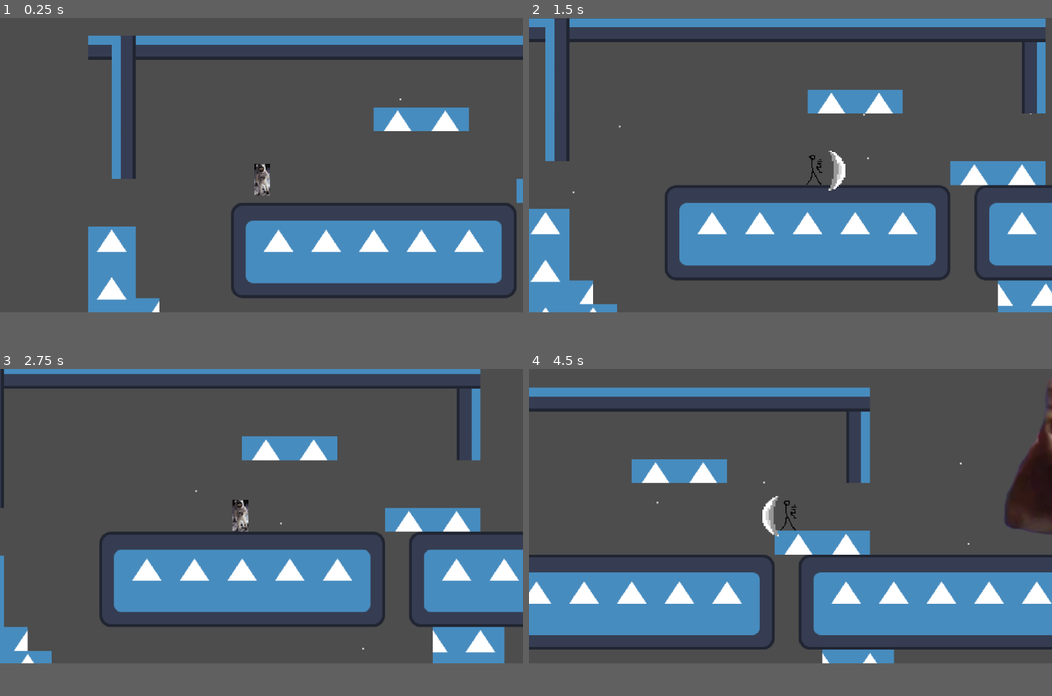
Above: before the commit, frames 1-4 (two rows, left to right).
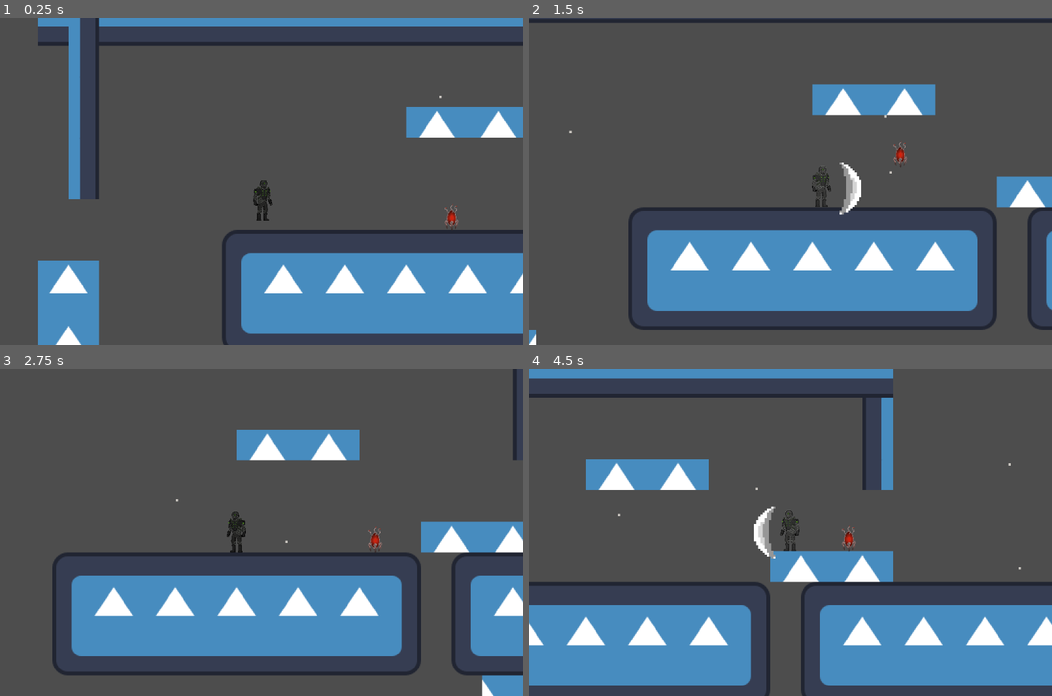
Above: after the commit, the same moments.

Repository: Rowan-Nag/Metroidvania
Game: Godot game, scene res://node_2d.tscn
The game is run twice, just before and just after one commit, with the same random seed, the same clock (stepped at 60 frames per second) and the same inputs. The engine's default icon, where the game draws it, is replaced by a stand-in: a white triangle on a blue panel in a dark square.
Inputs (mouse positions are in pixels of both pictures, inside the frame that each line leads up to):
- Up to frame 1 (0.25 s): no input
- Up to frame 2 (1.5 s): move the mouse to (905, 148) at 0.52 s; hold D (Right) from 0.53 s (still down); click (905, 148) at 0.6 s; tap Space (Jump) at 0.77 s; move the mouse to (685, 181) at 1.27 s; click (685, 181) at 1.35 s
- Up to frame 3 (2.75 s): tap Space (Jump) at 1.52 s; move the mouse to (313, 450) at 2.02 s; release D (Right) at 2.03 s; hold A (Left) from 2.03 s (still down); click (313, 450) at 2.1 s
- Up to frame 4 (4.5 s): move the mouse to (764, 575) at 2.77 s; release A (Left) at 2.78 s; hold D (Right) 2.78-4.28 s; click (764, 575) at 2.85 s; tap Space (Jump) at 3.02, 3.77 s; move the mouse to (947, 558) at 3.52 s; click (947, 558) at 3.6 s; move the mouse to (633, 473) at 4.27 s; hold A (Left) from 4.28 s (still down); click (633, 473) at 4.35 s
In our replay, the window is 800x450 before the commit and 800x500 after it. These sizes can differ from the game's own. Grey fills any space a smaller window leaves; there, only what the larger window draws over its background counts as a difference.

The runs differ from the first frame. In frame 1, 32% of the frame differs, in the area x 0-100%, y 0-100%; in frame 2, 34%; in frame 3, 32%; in frame 4, 36%.

Commit message:
Big Commit - Enemy addition & Player Changes
Added: Player knockback, Enemy base class, enemy collision, typed variables (in some places), and an example tick enemy

Diff:
--- /dev/null
+++ b/Enemies/enemyBase.tscn
@@ -0,0 +1,9 @@
+[gd_scene load_steps=2 format=3 uid="uid://dmmflducbnwqo"]
+
+[ext_resource type="Script" path="res://Enemy.gd" id="1_xo4py"]
+
+[node name="Enemy" type="CharacterBody2D"]
+position = Vector2(233, -28)
+collision_layer = 8
+platform_floor_layers = 4294901761
+script = ExtResource("1_xo4py")
--- /dev/null
+++ b/Enemies/enemy_contact_damage.tscn
@@ -0,0 +1,16 @@
+[gd_scene load_steps=3 format=3 uid="uid://b7gxparcwu871"]
+
+[ext_resource type="Script" path="res://EnemyContactDamage.gd" id="1_k3jgr"]
+
+[sub_resource type="RectangleShape2D" id="RectangleShape2D_x7abn"]
+size = Vector2(27, 48)
+
+[node name="EnemyContactDamage" type="Area2D"]
+collision_layer = 24
+collision_mask = 2
+script = ExtResource("1_k3jgr")
+
+[node name="ContactCollisionBox" type="CollisionShape2D" parent="."]
+shape = SubResource("RectangleShape2D_x7abn")
+
+[connection signal="body_entered" from="." to="." method="_on_body_entered"]
--- /dev/null
+++ b/Enemy.gd
@@ -0,0 +1,61 @@
+extends CharacterBody2D
+class_name Enemy
+# Contains generic class variables & functions for every Enemy
+
+signal has_been_killed(killingBlowDamage)
+#emits when killed. Can be used to track num. enemies defeated,
+#or make enemy arenas with kill conditions, or make enemies that react when others are killed, etc
+
+
+@export var maxHealth : float = 100 # Enemy max health
+var health : float = maxHealth # Enemy current health
+
+var simpleKnockback : float = 0
+var movementDirection : float = 0
+
+@onready var enemyContactDamage = $EnemyContactDamage
+@onready var animated_sprite : AnimatedSprite2D = $AnimatedSprite2D
+@onready var collision : CollisionShape2D = $CollisionShape2D
+func handle_knockback(delta):
+	simpleKnockback = move_toward(simpleKnockback, 0, abs(simpleKnockback)*8*delta)
+	#technically this is an exponentially decaying velocity (should be quadratic) but this is much easier than fiddling with numbers (500*delta is alternative)
+	velocity.x += simpleKnockback
+
+func _physics_process(delta):
+	handle_knockback(delta)
+	move_and_slide()
+
+func deactivate_collision(): #Deactivates contact damage (like if the enemy is playing it's deaht animation before dissapearing)
+	if(has_node("EnemyContactDamage")):
+		$EnemyContactDamage.isActive = false
+
+func activate_collision(): #Activates contact damage
+	if(has_node("EnemyContactDamage")):
+		$EnemyContactDamage.isActive = true
+
+func take_damage(damage : float, knockbackDir: float = 0):
+#	print(health)
+	health -= damage
+	knockback(knockbackDir)
+	if(health <= 0):
+		die()
+		has_been_killed.emit(damage)
+
+
+func knockback(knockbackDir):
+	simpleKnockback = knockbackDir
+#	print("knockback:", simpleKnockback)
+func die():
+	#When the enemy is killed, try to play it's "death" animation
+	var animationNames = animated_sprite.sprite_frames.get_animation_names()
+	deactivate_collision()
+
+	if("death" in animationNames): #If it has a death animation, play it, wait for it to complete, then remove itself
+		animated_sprite.play("death")
+
+		await animated_sprite.animation_finished
+		queue_free()
+
+	else: #If it doesn't have a death animation, wait 0.2 secs, then remove itself.
+		await get_tree().create_timer(0.2).timeout
+		queue_free()
--- /dev/null
+++ b/EnemyContactDamage.gd
@@ -0,0 +1,18 @@
+extends Area2D
+class_name EnemyContactDamage
+
+var isActive : bool = true # If collision is turned on, basically
+@export var contactDamage : float = 1 # damage to (to the player) do on-contact
+@export var contactKnockback : float = 0.9 # knockback applied to player on-contact
+
+# Called when the node enters the scene tree for the first time.
+
+func _on_body_entered(body):
+
+	if(body is Player and isActive):
+
+		var knockbackDir = Vector2()
+		knockbackDir.x = sign(body.global_position.x-global_position.x)*1 #gets -2 or 2
+		knockbackDir.y = -1.5
+		body.take_damage(contactDamage, knockbackDir*contactKnockback)
+		#this is: Player.take_damage(damage, knockback)
--- a/Scripts/Player.gd
+++ b/Scripts/Player.gd
@@ -1,9 +1,15 @@
 extends CharacterBody2D
+class_name Player
 
-@export var gravity = 1600
-const terminal_velocity = 1000
-var jumping = false
-var attacking = false
+var maxHealth : int = 6
+var health : int = 6
+
+
+@export var gravity : int = 1600
+const terminal_velocity : int = 1000
+var jumping : bool = false
+var attacking : bool = false
+#var knockbackDir : Vector2 = Vector2.ZERO
 
 var direction = 1
 
@@ -12,9 +18,9 @@
 #@onready var jumpDuration = $jumpTimer
 # Get the gravity from the project settings to be synced with RigidBody nodes.
 #var gravity = ProjectSettings.get_setting("physics/2d/default_gravity")
-@onready var animated_sprite = $AnimatedSprite2D
-@onready var stunTimer = $stunTimer
-
+@onready var animated_sprite : AnimatedSprite2D = $AnimatedSprite2D
+@onready var stunTimer : Timer = $stunTimer
+@onready var immunityTimer : Timer = $immunityTimer
 @onready var jumpParticles = preload("res://Particles/jump_particles.tscn")
 @onready var attack1 = preload("res://attack1.tscn")
 
@@ -46,17 +52,24 @@
 	var inputDir = Input.get_axis("Left", "Right")
 
 
-
 	# Get the input direction and handle the movement/deceleration.
-	if inputDir and stunTimer.is_stopped():
+	if not stunTimer.is_stopped():
+		velocity.x = move_toward(velocity.x, 0, delta * SPEED/1) # delta * SPEED/x : takes x seconds to reach nmax speed from 0
+		#If you're stunned (like from being hit,) your breaking is much slower).
+	elif inputDir:
 		#Acceleration
 		direction = inputDir
-		velocity.x = move_toward(velocity.x, inputDir * SPEED, delta * SPEED/0.05) # delta * SPEED/x : takes x seconds to reach nmax speed from 0
+		velocity.x = move_toward(velocity.x, inputDir * SPEED, delta * SPEED / 0.05) # delta * SPEED/x : takes x seconds to reach nmax speed from 0
 
 	else:
 		#Breaking w/o input
-		velocity.x = move_toward(velocity.x, 0, delta * SPEED/0.1)
+		velocity.x = move_toward(velocity.x, 0, delta * SPEED/0.1) # delta * SPEED/x : takes x seconds to reach nmax speed from 0
 
+
+	# Use Player.knockback(knockback) to knock back the player. This lerp (move_towards) function can simulate an impulse (P=F*dt)  which decays (due to braking & resistance) on the player
+#	knockbackDir = knockbackDir.move_toward(Vector2.ZERO, delta * SPEED) # delta * x     higher x -> more knockback resistance
+#	if(knockbackDir != Vector2.ZERO):
+#		print(knockbackDir)
 	move_and_slide()
 
 	# ANIMATIONS
@@ -66,11 +79,17 @@
 	elif(direction): # or other states with an animation priority
 		if(direction < 0):
 			animated_sprite.play("default") #Left
+			animated_sprite.scale.x = -abs(animated_sprite.scale.x)
 		if(direction > 0):
+			animated_sprite.scale.x = abs(animated_sprite.scale.x)
 			animated_sprite.play("default") #Right
 	else:
 		animated_sprite.play("default") #Idle
 
+	if(not stunTimer.is_stopped()):
+		modulate = Color.RED
+	else:
+		modulate = Color.WHITE
 func attack():
 	var attack = attack1.instantiate()
 	add_child(attack)
@@ -84,3 +103,21 @@
 	await get_tree().create_timer(0.3).timeout
 
 	attacking = false
+
+func take_damage(damage, knockbackVec : Vector2 = Vector2.ZERO):
+	if(immunityTimer.is_stopped()):
+		health -= damage
+		immunityTimer.start(0.4)
+		stunTimer.start(0.3)
+		knockback(knockbackVec)
+
+
+func knockback(knockback : Vector2):
+#	print("knockback:", knockback)
+	velocity = knockback*400
+#	knockbackDir = knockback*100
+
+#	knockbackDir += knockback
+
+func stun(stun : float):
+	stunTimer.start(stun)
--- a/Scripts/attack1.gd
+++ b/Scripts/attack1.gd
@@ -20,9 +20,11 @@
 
 
 func _on_area_2d_body_entered(body):
-
-	if(body.has_method("take_damage")):
-		body.take_damage(10)
+	var hitEnemy = false
+	if(body is Enemy):
+		var knockBackDir= sign(body.global_position.x-global_position.x)*500
+		body.take_damage(10, knockBackDir)
+		hitEnemy = true
 #	attackRay.set_target_position(to_local(body.global_position))
 	attackRay.force_raycast_update()
 	if(attackRay.is_colliding()):
@@ -30,5 +32,8 @@
 		var hit = hitParticles.instantiate()
 		add_child(hit)
 		hit.position = to_local(attackRay.get_collision_point())
-		print(to_local(hit.position))
+#		print(to_local(hit.position))
 		hit.direction = -attackRay.target_position
+		if(hitEnemy):
+			hit.color = Color.RED
+			hit.scale_amount_min = 5
--- /dev/null
+++ b/TickEnemy.gd
@@ -0,0 +1,26 @@
+extends Enemy
+
+@onready var jumpTimer : Timer= $jumpTimer
+var direction = 0
+# Called when the node enters the scene tree for the first time.
+func _ready():
+	pass # Replace with function body.
+
+
+# Called every frame. 'delta' is the elapsed time since the previous frame.
+func _physics_process(delta):
+	velocity.x = 0
+
+
+
+	velocity.y += 1500*delta
+	velocity.x = direction*150
+	if(is_on_floor()):
+		direction = 0
+	if(is_on_floor() and jumpTimer.is_stopped()):
+		print("jump!")
+		velocity.y = -500
+		jumpTimer.start(randf_range(0.5, 3))
+		direction = (randi_range(0, 1)*2-1)
+	handle_knockback(delta)
+	move_and_slide()
--- a/attack1.tscn
+++ b/attack1.tscn
@@ -79,6 +79,7 @@
 
 [node name="Area2D" type="Area2D" parent="."]
 collision_layer = 4
+collision_mask = 9
 
 [node name="CollisionShape2D" type="CollisionShape2D" parent="Area2D"]
 position = Vector2(12.1094, 0.390625)
--- a/node_2d.tscn
+++ b/node_2d.tscn
@@ -1,10 +1,13 @@
-[gd_scene load_steps=15 format=3 uid="uid://dvwp3gyt6qtdc"]
+[gd_scene load_steps=16 format=3 uid="uid://dvwp3gyt6qtdc"]
 
 [ext_resource type="Texture2D" uid="uid://v7hnvxuq177q" path="res://icon.svg" id="1_tfmcr"]
 [ext_resource type="Script" path="res://Scripts/Player.gd" id="2_qcmbt"]
-[ext_resource type="Texture2D" uid="uid://cy8qcvf0kg2f5" path="res://astronautpxl.png" id="3_vmlj5"]
-[ext_resource type="Texture2D" uid="uid://c7bqnb62ohnai" path="res://shoot.png" id="4_8lid1"]
+[ext_resource type="Texture2D" uid="uid://bvbf37s6vx5rr" path="res://standingThing_bright.png" id="3_t0bjk"]
+[ext_resource type="Texture2D" uid="uid://cf2q8xdetw2n1" path="res://standingThing.png" id="4_1tdhp"]
 [ext_resource type="Texture2D" uid="uid://bnmkrb7jmdv7x" path="res://Subject.png" id="5_wcg1j"]
+[ext_resource type="Script" path="res://TickEnemy.gd" id="6_h5fo1"]
+[ext_resource type="Texture2D" uid="uid://cvplq1unqx155" path="res://idleTick.png" id="7_afuxq"]
+[ext_resource type="PackedScene" uid="uid://b7gxparcwu871" path="res://Enemies/enemy_contact_damage.tscn" id="8_718tb"]
 
 [sub_resource type="TileSetAtlasSource" id="TileSetAtlasSource_vvrbn"]
 texture = ExtResource("1_tfmcr")
@@ -95,36 +98,11 @@
 scale_max = 4.0
 color = Color(0.796078, 0.780392, 0.756863, 1)
 
-[sub_resource type="AtlasTexture" id="AtlasTexture_hy0f1"]
-atlas = ExtResource("4_8lid1")
-region = Rect2(0, 0, 16, 32)
-
-[sub_resource type="AtlasTexture" id="AtlasTexture_plhx2"]
-atlas = ExtResource("4_8lid1")
-region = Rect2(16, 0, 16, 32)
-
-[sub_resource type="AtlasTexture" id="AtlasTexture_6mh68"]
-atlas = ExtResource("4_8lid1")
-region = Rect2(0, 32, 16, 32)
-
-[sub_resource type="AtlasTexture" id="AtlasTexture_54pe6"]
-atlas = ExtResource("4_8lid1")
-region = Rect2(16, 32, 16, 32)
-
 [sub_resource type="SpriteFrames" id="SpriteFrames_ixvtf"]
 animations = [{
 "frames": [{
 "duration": 1.0,
-"texture": SubResource("AtlasTexture_hy0f1")
-}, {
-"duration": 1.0,
-"texture": SubResource("AtlasTexture_plhx2")
-}, {
-"duration": 1.0,
-"texture": SubResource("AtlasTexture_6mh68")
-}, {
-"duration": 1.0,
-"texture": SubResource("AtlasTexture_54pe6")
+"texture": ExtResource("3_t0bjk")
 }],
 "loop": true,
 "name": &"attacking",
@@ -132,7 +110,7 @@
 }, {
 "frames": [{
 "duration": 1.0,
-"texture": ExtResource("3_vmlj5")
+"texture": ExtResource("4_1tdhp")
 }],
 "loop": true,
 "name": &"default",
@@ -141,6 +119,20 @@
 
 [sub_resource type="RectangleShape2D" id="RectangleShape2D_luyl7"]
 size = Vector2(127, 99)
+
+[sub_resource type="SpriteFrames" id="SpriteFrames_ksq3d"]
+animations = [{
+"frames": [{
+"duration": 1.0,
+"texture": ExtResource("7_afuxq")
+}],
+"loop": true,
+"name": &"default",
+"speed": 5.0
+}]
+
+[sub_resource type="RectangleShape2D" id="RectangleShape2D_fnq6b"]
+size = Vector2(25, 43)
 
 [node name="Node2D" type="Node2D"]
 
@@ -151,17 +143,17 @@
 format = 2
 layer_0/tile_data = PackedInt32Array(65535, 0, 0, 131071, 0, 1, 196607, 0, 2, 0, 65536, 0, 65536, 65536, 1, 131072, 655 …(4383 unchanged characters)…
 
-[node name="CharacterBody2D" type="CharacterBody2D" parent="."]
+[node name="Player" type="CharacterBody2D" parent="."]
 position = Vector2(15, -102)
 scale = Vector2(0.613918, 0.547057)
 collision_layer = 2
-collision_mask = 265
+collision_mask = 17
 script = ExtResource("2_qcmbt")
 SPEED = 279.26
 JUMP_VELOCITY = -500
 metadata/_edit_group_ = true
 
-[node name="Rain?" type="GPUParticles2D" parent="CharacterBody2D"]
+[node name="Rain?" type="GPUParticles2D" parent="Player"]
 visibility_layer = 2
 z_index = -10
 z_as_relative = false
@@ -171,21 +163,28 @@
 process_material = SubResource("ParticleProcessMaterial_4qloa")
 lifetime = 13.17
 
-[node name="AnimatedSprite2D" type="AnimatedSprite2D" parent="CharacterBody2D"]
-position = Vector2(2.44332, -3.65593)
-scale = Vector2(3.56318, 3.99867)
+[node name="AnimatedSprite2D" type="AnimatedSprite2D" parent="Player"]
+position = Vector2(5.70108, -7.31184)
+scale = Vector2(1.28682, 1.44409)
 sprite_frames = SubResource("SpriteFrames_ixvtf")
-
-[node name="Camera2D" type="Camera2D" parent="CharacterBody2D"]
+animation = &"attacking"
+
+[node name="Camera2D" type="Camera2D" parent="Player"]
+zoom = Vector2(1.79, 1.79)
 position_smoothing_enabled = true
 
-[node name="CollisionShape2D" type="CollisionShape2D" parent="CharacterBody2D"]
+[node name="CollisionShape2D" type="CollisionShape2D" parent="Player"]
 position = Vector2(2.5, 11.5)
 scale = Vector2(0.464608, 1)
 shape = SubResource("RectangleShape2D_luyl7")
 metadata/_edit_group_ = true
 
-[node name="stunTimer" type="Timer" parent="CharacterBody2D"]
+[node name="stunTimer" type="Timer" parent="Player"]
+wait_time = 0.1
+one_shot = true
+autostart = true
+
+[node name="immunityTimer" type="Timer" parent="Player"]
 wait_time = 0.1
 one_shot = true
 autostart = true
@@ -194,3 +193,22 @@
 position = Vector2(1314, -207)
 scale = Vector2(0.585641, 0.631897)
 texture = ExtResource("5_wcg1j")
+
+[node name="TickEnemy" type="CharacterBody2D" parent="."]
+position = Vector2(343, -18)
+collision_layer = 8
+script = ExtResource("6_h5fo1")
+metadata/_edit_group_ = true
+
+[node name="jumpTimer" type="Timer" parent="TickEnemy"]
+one_shot = true
+autostart = true
+
+[node name="AnimatedSprite2D" type="AnimatedSprite2D" parent="TickEnemy"]
+sprite_frames = SubResource("SpriteFrames_ksq3d")
+
+[node name="CollisionShape2D" type="CollisionShape2D" parent="TickEnemy"]
+position = Vector2(-2.5, -13.5)
+shape = SubResource("RectangleShape2D_fnq6b")
+
+[node name="EnemyContactDamage" parent="TickEnemy" instance=ExtResource("8_718tb")]
--- a/project.godot
+++ b/project.godot
@@ -17,6 +17,8 @@
 
 [display]
 
+window/size/viewport_width=1600
+window/size/viewport_height=1000
 window/stretch/mode="viewport"
 
 [input]
Binary file added: idleTick.png
Not shown, added: idleTick.png.import
Binary file added: standingThing.png
Not shown, added: standingThing.png.import
Binary file added: standingThing_bright.png
Not shown, added: standingThing_bright.png.import
